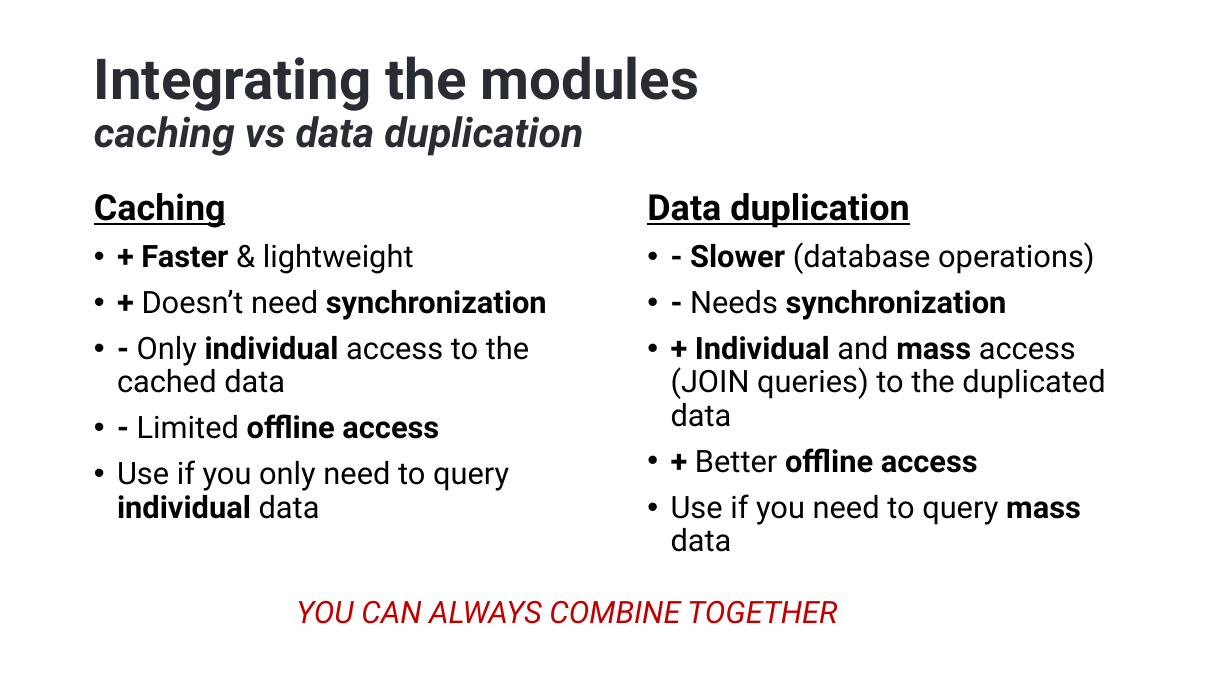
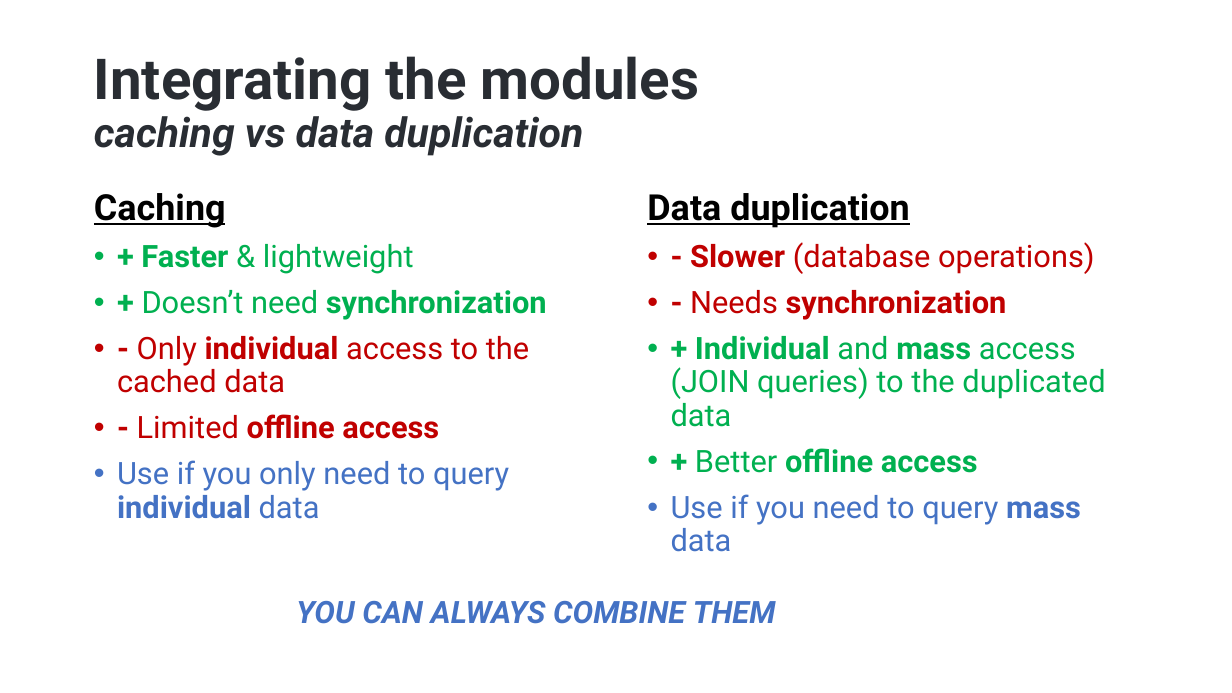
Before and after one commit to hikalkan/presentations, a slide deck: slide 29 of 2025-04-16 Roma Designing Monolith First For Microservices/Monolith First Presentation.pptx. Drawn at 1232x693 pixels with LibreOffice and Linux fonts; fonts in the diff are those of the drawing; background and template pictures are left out. Boxes give left, top, right and bottom in pixels: in the first picture for what was removed or moved away, otherwise in the second. Text is boxed around its words. In the diff, an @@ line names an element or a change of style, - is before the commit and + after.

```diff
--- a/2025-04-16 Roma Designing Monolith First For Microservices/Monolith First Presentation.pptx
+++ b/2025-04-16 Roma Designing Monolith First For Microservices/Monolith First Presentation.pptx
@@ text at <box>117,244,547,519</box>: text colour #000000 to #00B050 in "+ Faster & lightweight", "+ Doesn’t need synchronization"; text colour #000000 to #C00000 in "- Only individual access to the cached ...", "- Limited offline access"; text colour #000000 to #4472C4 in "Use if you only need to query ..." @@
@@ text at <box>671,242,1105,552</box>: text colour #000000 to #C00000 in "- Slower (database operations)", "- Needs synchronization"; text colour #000000 to #00B050 in "+ Individual and mass access (JOIN queries) ...", "+ Better offline access"; text colour #000000 to #4472C4 in "Use if you need to query mass ..." @@
@@ text at <box>296,601,776,624</box>: text changed; text colour #C00000 to #4472C4; bold on @@
-YOU CAN ALWAYS COMBINE TOGETHER
+YOU CAN ALWAYS COMBINE THEM
```
Also in this commit, not shown: 4 other slides changed.
